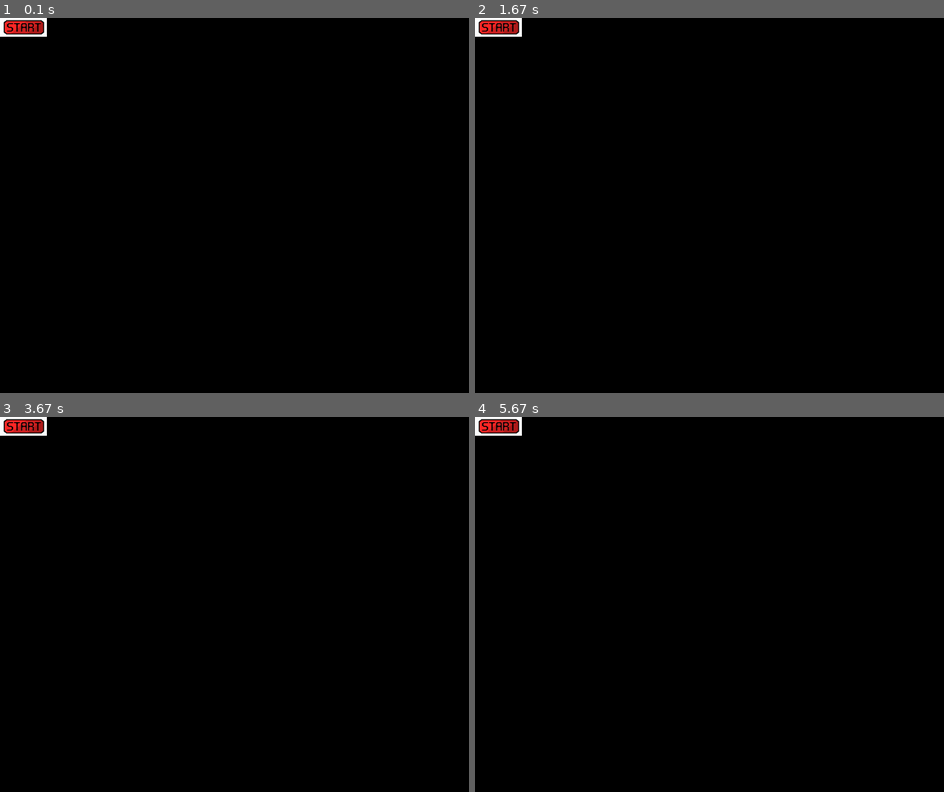
Above: before the commit, frames 1-4 (two rows, left to right).
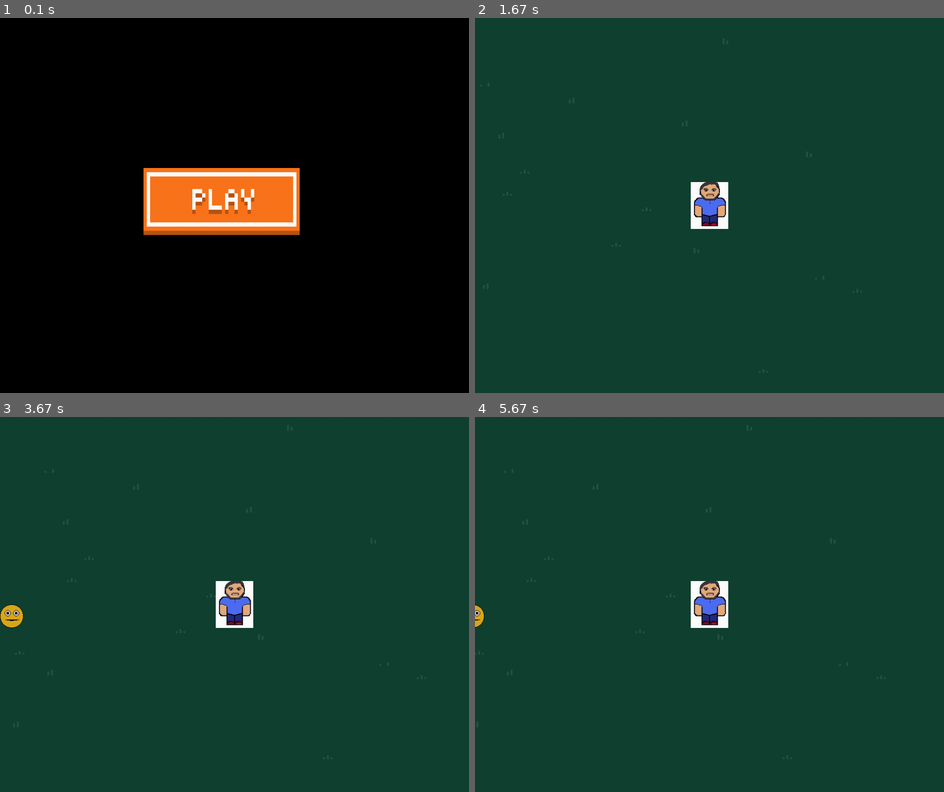
Above: after the commit, the same moments.

Repository: Juwek/pygame-project
Game: pygame game, started from main.py
The game is run twice, just before and just after one commit, with the same random seed, the same clock (stepped at 60 frames per second) and the same inputs.
Inputs (mouse positions are in pixels of both pictures, inside the frame that each line leads up to):
- Up to frame 1 (0.1 s): no input
- Up to frame 2 (1.67 s): press the mouse at (709, 205) at 0.37 s; move the mouse to (653, 205) at 0.47 s; release the mouse at (596, 209) at 0.6 s; press the mouse at (873, 348) at 0.7 s; move the mouse to (798, 329) at 0.8 s; release the mouse at (723, 318) at 0.93 s; hold D 1-1.47 s; move the mouse to (756, 231) at 1.03 s; hold W from 1.5 s (still down)
- Up to frame 3 (3.67 s): release W at 1.8 s; hold D 1.83-2.3 s; hold A 2.33-2.87 s; hold S 2.9-3.2 s; hold A 3.23-3.63 s
- Up to frame 4 (5.67 s): hold W 3.67-4.03 s; hold D 4.07-4.7 s; hold S 4.73-5.1 s; hold A 5.13-5.6 s; hold D from 5.63 s (still down)

The runs differ from the first frame. In frame 1, 6.4% of the frame differs, in the area x 0-64%, y 0-58%; in frame 2, 100%, in the area x 0-100%, y 0-100%; in frame 3, 100%; in frame 4, 100%.

Commit message:
create Enemy.py

Diff:
--- a/Scripts/Button.py
+++ b/Scripts/Button.py
@@ -3,12 +3,14 @@
 
 
 class Button(pygame.sprite.Sprite):
-    def __init__(self, path, width, height, *group):
+    def __init__(self, path, x, y, width, height, *group):
         super().__init__(*group)
         self.image = pygame.transform.scale(load_image(path), (width, height))
         self.rect = self.image.get_rect()
-        self.rect.x = 0
-        self.rect.x = 0
+        self.rect.x = x
+        self.rect.y = y
 
-    def is_clicked(self, func):
-        func()
+    def is_clicked(self, event):
+        if (event.type == pygame.MOUSEBUTTONDOWN and pygame.mouse.get_pressed()[0]
+            and self.rect.collidepoint(pygame.mouse.get_pos())):
+            return True
--- /dev/null
+++ b/Scripts/Enemy.py
@@ -0,0 +1,25 @@
+import pygame
+from extensions import load_image
+
+
+class Enemy(pygame.sprite.Sprite):
+    def __init__(self, path, start_pos, *group):
+        super().__init__(*group)
+        self.image = load_image(path)
+        self.rect = self.image.get_rect()
+        self.x = start_pos[0]
+        self.y = start_pos[1]
+        self.speed = 1.5
+
+    def draw(self, player_pos, player_rect):
+        self.rect.x = self.x - player_pos[0]
+        self.rect.y = self.y - player_pos[1]
+        self.player_rect_x = player_rect[0]
+        self.player_rect_y = player_rect[1]
+
+    def update(self):
+        """Передвижение врага к игроку, сравнивая их rect
+            и меняя значения self.x/y"""
+        pass
+
+    """Нужно добавить фунцию столкновения rect врага и rect игрока"""
--- /dev/null
+++ b/Scripts/Map.py
@@ -0,0 +1,24 @@
+import pygame
+from extensions import load_image
+from constants import WIDTH, HEIGHT
+
+
+class Map(pygame.sprite.Sprite):
+    def __init__(self, path, speed, *group):
+        super().__init__(*group)
+        self.image = load_image(path)
+        self.rect = self.image.get_rect()
+        self.rect.x = -self.image.get_width() / 2
+        self.rect.y = -self.image.get_height() / 2
+        self.speed = speed
+
+    def update(self):
+        keys = pygame.key.get_pressed()
+        if keys[pygame.K_d]:
+            self.rect.x -= self.speed
+        if keys[pygame.K_a]:
+            self.rect.x += self.speed
+        if keys[pygame.K_w]:
+            self.rect.y += self.speed
+        if keys[pygame.K_s]:
+            self.rect.y -= self.speed
--- a/Scripts/Player.py
+++ b/Scripts/Player.py
@@ -4,20 +4,23 @@
 
 
 class Player(pygame.sprite.Sprite):
-    def __init__(self, *group, width=100, height=110):
+    def __init__(self, speed, *group, width=80, height=100):
         super().__init__(*group)
         self.image = pygame.transform.scale(load_image("pictures/player.png"), (width, height))
         self.rect = self.image.get_rect()
         self.rect.x = WIDTH / 2 - self.image.get_width() / 2
         self.rect.y = HEIGHT / 2 - self.image.get_height() / 2
-        self.speed = 3
+        self.speed = speed
+        self.x = 0
+        self.y = 0
 
-    def update(self, keys):
+    def update(self):
+        keys = pygame.key.get_pressed()
         if keys[pygame.K_d]:
-            self.rect.x += self.speed
+            self.x += self.speed
         if keys[pygame.K_a]:
-            self.rect.x -= self.speed
+            self.x -= self.speed
         if keys[pygame.K_w]:
-            self.rect.y -= self.speed
+            self.y -= self.speed
         if keys[pygame.K_s]:
-            self.rect.y += self.speed
+            self.y += self.speed
--- a/extensions.py
+++ b/extensions.py
@@ -1,7 +1,6 @@
 import os
 import sys
 import pygame
-
 
 
 def load_image(name):
--- a/main.py
+++ b/main.py
@@ -1,15 +1,83 @@
+import pygame
 from constants import WIDTH, HEIGHT, FPS
+from Scripts.Button import Button
 from Scripts.Player import Player
-from windows import *
+from Scripts.Map import Map
+from Scripts.Enemy import Enemy
 
 state = 0
+game = True
 
-def set_state(num):
-    global state
-    state = num
 
-def get_state():
-    return state
+def show_start_window(screen, group):
+    global state, game
+    clock = pygame.time.Clock()
+    play_button = Button("pictures/button1.png", WIDTH / 2 - 250, HEIGHT / 2 - 125,
+                          500, 250, group)
+
+    running = True
+    while running:
+        screen.fill('black')
+        for event in pygame.event.get():
+            if event.type == pygame.QUIT:
+                running = False
+                game = False
+            if play_button.is_clicked(event):
+                state = 1
+                running = False
+
+        group.draw(screen)
+        pygame.display.flip()
+        clock.tick(FPS)
+
+
+def show_lobby_window(screen, group):
+    global state, game
+    clock = pygame.time.Clock()
+    start_button = Button("pictures/button2.png", WIDTH - 250, HEIGHT - 150,
+                         200, 100, group)
+
+    running = True
+    while running:
+        screen.fill('black')
+        for event in pygame.event.get():
+            if event.type == pygame.QUIT:
+                running = False
+                game = False
+            if start_button.is_clicked(event):
+                state = 2
+                running = False
+
+        group.draw(screen)
+        pygame.display.flip()
+        clock.tick(FPS)
+
+
+def show_main_window(screen, group):
+    """Здесь нужно добавить динамическое появление врагов через pygame.timer
+        и добавлять их в список. Так же нужно сделать список путей картинок врагов"""
+    global state, game
+    clock = pygame.time.Clock()
+    world_map = Map("maps/map1.png", 3, group)
+    player = Player(world_map.speed, group)
+    enemies = []
+    enemies.append(Enemy("pictures/poker.png", (0, 400), group))
+
+    running = True
+    while running:
+        screen.fill('black')
+        for event in pygame.event.get():
+            if event.type == pygame.QUIT:
+                running = False
+                game = False
+
+        group.draw(screen)
+        for enemy in enemies:
+            enemy.draw((player.x, player.y), (player.rect.x, player.rect.y))
+        group.update()
+        pygame.display.flip()
+        clock.tick(FPS)
+
 
 if __name__ == '__main__':
     pygame.init()
@@ -17,22 +85,23 @@
     size = WIDTH, HEIGHT
     screen = pygame.display.set_mode(size)
 
+    """Для каждого окна создается отдельная группа спрайтов"""
     start_group = pygame.sprite.Group()
     lobby_group = pygame.sprite.Group()
     main_group = pygame.sprite.Group()
-    player = Player(main_group)
 
-    running = True
-    while running:
+    while game:
         screen.fill('black')
         for event in pygame.event.get():
             if event.type == pygame.QUIT:
-                running = False
+                game = False
 
-        if get_state() == 0:
+        if state == 0:
             show_start_window(screen, start_group)
-        elif get_state() == 1:
+        elif state == 1:
             show_lobby_window(screen, lobby_group)
+        elif state == 2:
+            show_main_window(screen, main_group)
 
         pygame.display.flip()
         clock.tick(FPS)
--- a/windows.py
+++ /dev/null
@@ -1,24 +0,0 @@
-import pygame
-from Scripts.Button import Button
-from main import set_state
-
-
-def show_start_window(screen, group):
-    start_button = Button("pictures/button.png", 100, 40, group)
-
-    running = True
-    while running:
-        screen.fill('black')
-        for event in pygame.event.get():
-            if event.type == pygame.QUIT:
-                pygame.quit()
-            if (event.type == pygame.MOUSEBUTTONDOWN and pygame.mouse.get_pressed()[0]
-                and start_button.rect.collidepoint(pygame.mouse.get_pos())):
-                set_state(1)
-                running = False
-
-        group.draw(screen)
-        pygame.display.flip()
-
-def show_lobby_window(screen, group):
-    print('ds')
Binary file added: data/maps/map1.png
Binary file added: data/pictures/button1.png
Renamed: data/pictures/button.png -> data/pictures/button2.png
